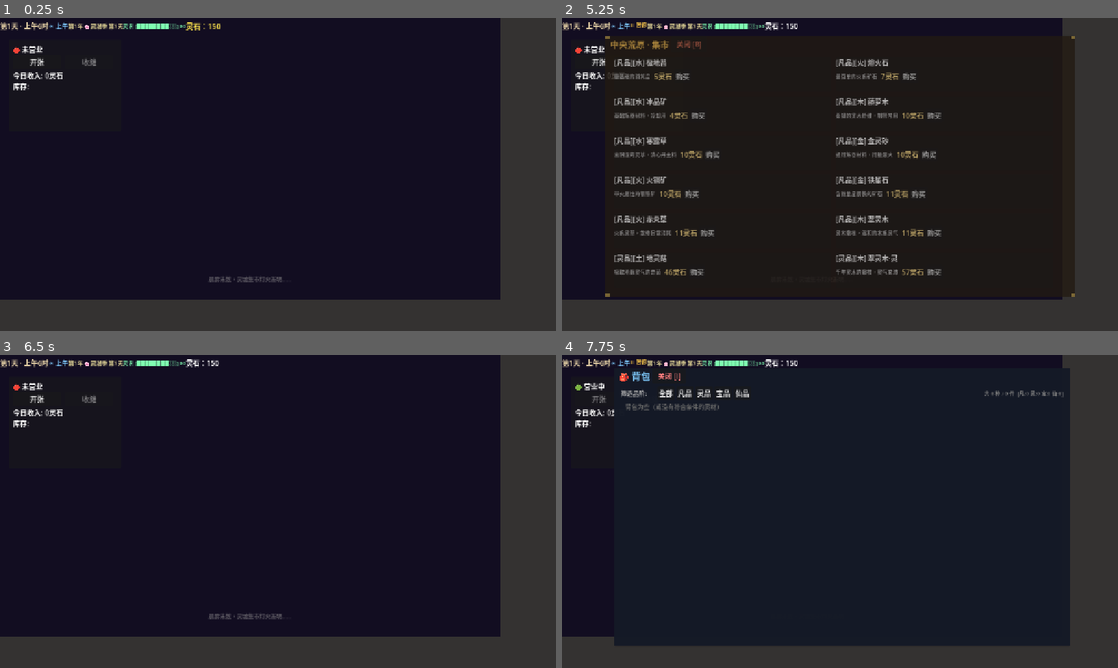
Above: before the commit, frames 1-4 (two rows, left to right).
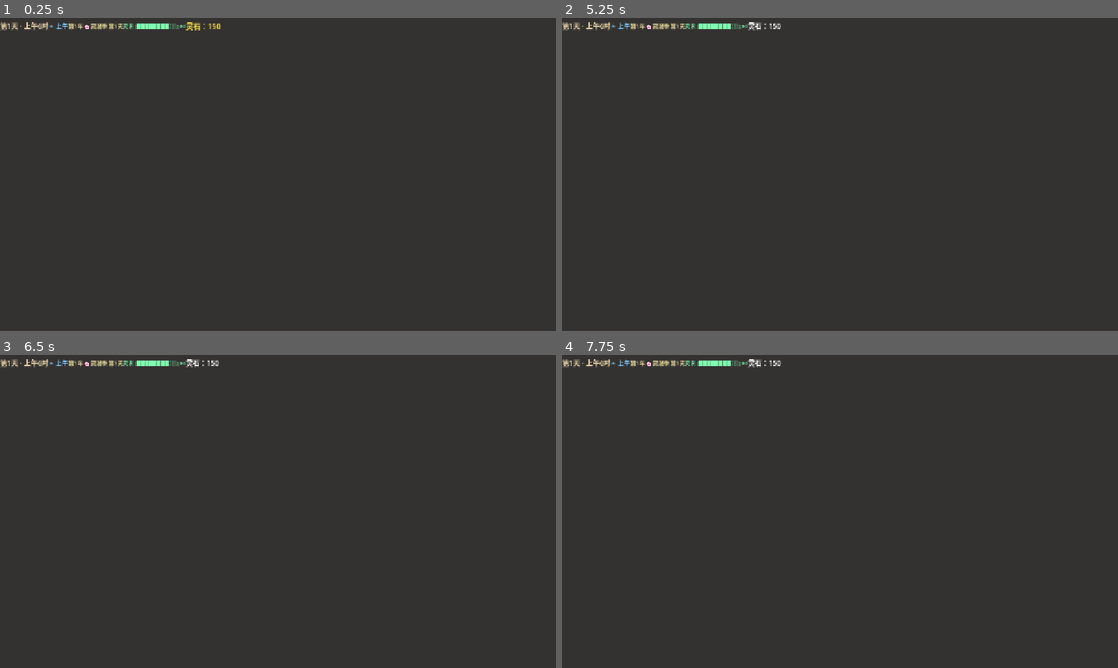
Above: after the commit, the same moments.

Repository: AnQi03/lingxu-traveler
Game: Godot game, scene res://scenes/Main.tscn
Two runs of this game, one before a commit and one after it. Both use one fixed random seed, a clock stepped at 60 frames per second and the inputs below.
Inputs (mouse positions are in pixels of both pictures, inside the frame that each line leads up to):
- Up to frame 1 (0.25 s): no input
- Up to frame 2 (5.25 s): click (600, 61) at 0.5 s, where only the run before the commit has a clickable "开张"; click (650, 61) at 1.25 s, where only the run before the commit has a clickable "收摊"; click (600, 61) at 2 s, where only the run before the commit has a clickable "开张"; click (650, 61) at 2.75 s, where only the run before the commit has a clickable "收摊"; click (600, 61) at 3.5 s, where only the run before the commit has a clickable "开张"; click (650, 61) at 4.25 s, where only the run before the commit has a clickable "收摊"; tap Enter at 5 s; move the mouse to (962, 158) at 5.02 s; tap B at 5.1 s; click (962, 158) at 5.17 s
- Up to frame 3 (6.5 s): tap Space at 5.27 s; click (127, 380) at 5.75 s, where only the run before the commit has a clickable "关闭 [B]"
- Up to frame 4 (7.75 s): tap Space at 6.5 s; drag from (728, 527) to (812, 574) at 6.52 s; tap Enter at 7.25 s; move the mouse to (895, 442) at 7.27 s; tap E at 7.35 s; click (895, 442) at 7.42 s

The runs differ from the first frame. In frame 1, 80% of the frame differs, in the area x 0-90%, y 0-90%; in frame 2, 80%; in frame 3, 80%; in frame 4, 84%, in the area x 0-92%, y 0-93%.
Error after the commit: Parse Error: Value of type "TextureRect" cannot be assigned to a variable of type "ColorRect". (res://scripts/Main.gd:45)

Commit message:
visual: 像素美术资源 — 集市场景(昼/夜)+面板卷轴边框+角标装饰+按钮纹理, 场景背景改为像素图, 面板加载纹理边框

Diff:
--- a/scripts/Furnace.gd
+++ b/scripts/Furnace.gd
@@ -30,14 +30,17 @@
 	bg.mouse_filter = 0
 	furnace_panel.add_child(bg)
 
-	# 像素金+橙边框角标 — 熔炉用更暖的橙金
-	for pos in [Vector2(0,0), Vector2(892,0), Vector2(0,572), Vector2(892,572)]:
-		var c = ColorRect.new()
-		c.position = pos
-		c.size = Vector2(9, 9)
-		c.color = Color(0.9, 0.55, 0.15, 0.85)
-		c.mouse_filter = Control.MOUSE_FILTER_IGNORE
-		furnace_panel.add_child(c)
+	# 像素面板边框纹理
+	var border_tex = load("res://assets/img/ui/ui/panel_border.png")
+	if border_tex:
+		var border = TextureRect.new()
+		border.texture = border_tex
+		border.size = furnace_panel.size
+		border.expand_mode = TextureRect.EXPAND_IGNORE_SIZE
+		border.stretch_mode = TextureRect.STRETCH_SCALE
+		border.mouse_filter = Control.MOUSE_FILTER_IGNORE
+		furnace_panel.add_child(border)
+		furnace_panel.move_child(border, 1)
 
 	var title_bar = HBoxContainer.new()
 	title_bar.position = Vector2(0, 0)
--- a/scripts/Inventory.gd
+++ b/scripts/Inventory.gd
@@ -1,9 +1,4 @@
 extends CanvasLayer
-
-# ================================================================
-# 背包界面 - Inventory.gd
-# 按 I 键打开，查看和管理背包中的灵材
-# ================================================================
 
 var is_open: bool = false
 var inv_panel: Panel = null
@@ -11,13 +6,13 @@
 var tier_names = ["凡品", "灵品", "宝品", "仙品"]
 var element_icons = ["金", "木", "水", "火", "土"]
 var element_colors = [
-	Color(1, 0.84, 0.2),   # 金
-	Color(0.3, 0.8, 0.3),  # 木
-	Color(0.3, 0.6, 1.0),  # 水
-	Color(1, 0.4, 0.2),    # 火
-	Color(0.6, 0.4, 0.2)   # 土
+	Color(1, 0.84, 0.2),
+	Color(0.3, 0.8, 0.3),
+	Color(0.3, 0.6, 1.0),
+	Color(1, 0.4, 0.2),
+	Color(0.6, 0.4, 0.2)
 ]
-var filter_tier: int = -1  # -1 = 全部
+var filter_tier: int = -1
 
 
 func _ready():
@@ -41,7 +36,6 @@
 	bg.mouse_filter = 0
 	inv_panel.add_child(bg)
 
-	# 标题栏
 	var title_bar = HBoxContainer.new()
 	title_bar.position = Vector2(0, 0)
 	title_bar.size = Vector2(1050, 36)
@@ -54,13 +48,12 @@
 	title_bar.add_child(title)
 
 	var close_btn = Button.new()
-	close_btn.text = "  关闭 [I]  "
+	close_btn.text = "  关闭 [E]  "
 	close_btn.add_theme_color_override("font_color", Color(1, 0.5, 0.5))
 	close_btn.add_theme_font_size_override("font_size", 16)
 	close_btn.pressed.connect(_on_close)
 	title_bar.add_child(close_btn)
 
-	# 筛选栏
 	var filter_hbox = HBoxContainer.new()
 	filter_hbox.position = Vector2(15, 42)
 	filter_hbox.size = Vector2(1020, 30)
@@ -92,7 +85,6 @@
 	count_label.add_theme_font_size_override("font_size", 12)
 	filter_hbox.add_child(count_label)
 
-	# 物品网格
 	var scroll = ScrollContainer.new()
 	scroll.position = Vector2(15, 78)
 	scroll.size = Vector2(1020, 555)
@@ -147,7 +139,6 @@
 	for child in item_grid.get_children():
 		child.queue_free()
 
-	# 统计
 	var total_kinds = 0
 	var total_count = 0
 	var tier_counts = [0, 0, 0, 0]
@@ -163,7 +154,6 @@
 	if count_label:
 		count_label.text = "共 %d 种 / %d 件  [凡:%d 灵:%d 宝:%d 仙:%d]" % [total_kinds, total_count, tier_counts[0], tier_counts[1], tier_counts[2], tier_counts[3]]
 
-	# 筛选
 	var display_items = []
 	for item in PlayerData.inventory:
 		if filter_tier < 0 or item.tier == filter_tier:
@@ -182,25 +172,22 @@
 		var elem_str = element_icons[item.element] if item.element >= 0 and item.element < element_icons.size() else "?"
 		var elem_col = element_colors[item.element] if item.element >= 0 and item.element < element_colors.size() else Color.WHITE
 
-		# 根据品阶给不同底色
 		var card_color = Color(0.12, 0.12, 0.18, 0.9)
 		match item.tier:
-			0: card_color = Color(0.12, 0.12, 0.18, 0.9)  # 凡品 - 灰
-			1: card_color = Color(0.12, 0.18, 0.25, 0.9)  # 灵品 - 蓝
-			2: card_color = Color(0.2, 0.15, 0.08, 0.9)   # 宝品 - 金
-			3: card_color = Color(0.2, 0.08, 0.2, 0.9)    # 仙品 - 紫
+			0: card_color = Color(0.12, 0.12, 0.18, 0.9)
+			1: card_color = Color(0.12, 0.18, 0.25, 0.9)
+			2: card_color = Color(0.2, 0.15, 0.08, 0.9)
+			3: card_color = Color(0.2, 0.08, 0.2, 0.9)
 
 		var card = ColorRect.new()
 		card.color = card_color
 		card.custom_minimum_size = Vector2(330, 70)
 
-		# 五行色条
 		var elem_bar = ColorRect.new()
 		elem_bar.color = elem_col
 		elem_bar.size = Vector2(4, 70)
 		card.add_child(elem_bar)
 
-		# 名称
 		var name_label = Label.new()
 		name_label.text = "[%s] %s" % [tier_str, item.name]
 		name_label.position = Vector2(12, 6)
@@ -208,7 +195,6 @@
 		name_label.add_theme_font_size_override("font_size", 15)
 		card.add_child(name_label)
 
-		# 五行+数量
 		var info_label = Label.new()
 		info_label.text = "五行: %s  |  数量: ×%d" % [elem_str, item.get("count", 1)]
 		info_label.position = Vector2(12, 28)
@@ -216,7 +202,6 @@
 		info_label.add_theme_font_size_override("font_size", 12)
 		card.add_child(info_label)
 
-		# 价格
 		var price_label = Label.new()
 		price_label.text = "%d灵石/个" % item.get("price", 0)
 		price_label.position = Vector2(12, 46)
@@ -224,7 +209,6 @@
 		price_label.add_theme_font_size_override("font_size", 12)
 		card.add_child(price_label)
 
-		# 来源
 		if item.has("origin") and item.origin != "":
 			var origin_label = Label.new()
 			origin_label.text = "来源: %s" % item.origin
--- a/scripts/Main.gd
+++ b/scripts/Main.gd
@@ -41,13 +41,23 @@
 	print(key_hint)
 
 func _create_scene_background():
-	scene_bg = ColorRect.new()
+	# 场景背景 — 使用像素场景图
+	scene_bg = TextureRect.new()
 	scene_bg.name = "SceneBackground"
 	scene_bg.size = Vector2(1152, 648)
-	scene_bg.color = Color(0.12, 0.15, 0.25)  # 初始晨色
+	scene_bg.expand_mode = TextureRect.EXPAND_IGNORE_SIZE
+	scene_bg.stretch_mode = TextureRect.STRETCH_SCALE
 	scene_bg.mouse_filter = Control.MOUSE_FILTER_IGNORE
 	add_child(scene_bg)
-	move_child(scene_bg, 0)  # 放到最底层
+	move_child(scene_bg, 0)
+
+	# 暗色遮罩覆盖
+	var overlay = ColorRect.new()
+	overlay.name = "SceneOverlay"
+	overlay.size = Vector2(1152, 648)
+	overlay.color = Color(0, 0, 0, 0.35)
+	overlay.mouse_filter = Control.MOUSE_FILTER_IGNORE
+	scene_bg.add_child(overlay)
 
 	atmosphere_label = Label.new()
 	atmosphere_label.name = "Atmosphere"
@@ -62,53 +72,39 @@
 
 func _update_background():
 	var t = PlayerData.time_of_day
-	var period = DayCycle.get_period_name(t)
-
-	var sky_color: Color
-	var ground_color: Color
-	var atm_text: String
-	var text_alpha: float = 0.5
-
+	var is_night = t >= 19.0 or t < 5.0
+
+	var tex_path = "res://assets/img/ui/bg/night_scene.png" if is_night else "res://assets/img/ui/bg/market_scene.png"
+	var tex = load(tex_path)
+	if tex and scene_bg is TextureRect:
+		scene_bg.texture = tex
+
+	# 暗色遮罩随时段变化
+	var overlay = scene_bg.find_child("SceneOverlay", false, false)
+	if overlay:
+		if t >= 19.0 and t < 21.0:
+			overlay.color = Color(0.05, 0.05, 0.15, 0.45)
+		elif t >= 21.0 or t < 5.0:
+			overlay.color = Color(0.02, 0.02, 0.08, 0.55)
+		else:
+			overlay.color = Color(0, 0, 0, 0.30)
+
+	var atm_text = ""
 	if t >= 5.0 and t < 7.0:
-		sky_color = Color(0.08, 0.06, 0.20)      # 拂晓深蓝紫
-		ground_color = Color(0.04, 0.03, 0.06)
 		atm_text = "晨雾未散，灵墟集市灯火渐明……"
-	elif t >= 7.0 and t < 10.0:
-		sky_color = Color(0.18, 0.13, 0.10)       # 晨光暖棕
-		ground_color = Color(0.08, 0.06, 0.04)
-		atm_text = "晨光照进荒原，修士们陆续出摊。"
-	elif t >= 10.0 and t < 15.0:
-		sky_color = Color(0.22, 0.16, 0.10)       # 上午明亮
-		ground_color = Color(0.10, 0.07, 0.04)
+	elif t >= 7.0 and t < 12.0:
 		atm_text = "灵墟集市热闹非凡，讨价还价此起彼伏。"
-	elif t >= 15.0 and t < 18.0:
-		sky_color = Color(0.20, 0.14, 0.08)       # 下午温暖
-		ground_color = Color(0.09, 0.06, 0.04)
+	elif t >= 12.0 and t < 18.0:
 		atm_text = "午后阳光慵懒，老顾客们慢悠悠地挑着灵材。"
 	elif t >= 18.0 and t < 19.0:
-		sky_color = Color(0.18, 0.10, 0.14)       # 黄昏金紫
-		ground_color = Color(0.06, 0.04, 0.05)
 		atm_text = "夕照染金天空，集市收摊的吆喝声渐起。"
 	elif t >= 19.0 and t < 21.0:
-		sky_color = Color(0.06, 0.04, 0.12)       # 入夜深紫
-		ground_color = Color(0.03, 0.02, 0.04)
 		atm_text = "夜幕低垂，远处炉火噼啪、修士夜话。"
-		text_alpha = 0.35
 	else:
-		sky_color = Color(0.03, 0.02, 0.08)       # 深夜暗紫
-		ground_color = Color(0.02, 0.01, 0.03)
 		atm_text = "夜深。灵墟沉入寂静，天道脉动在黑暗中流淌。"
-		text_alpha = 0.25
-
-	# 天空→地面渐变
-	var gradient = Gradient.new()
-	gradient.add_point(0.0, sky_color)
-	gradient.add_point(0.7, sky_color.lerp(ground_color, 0.5))
-	gradient.add_point(1.0, ground_color)
-
-	scene_bg.color = sky_color  # 基础色
+
 	atmosphere_label.text = atm_text
-	atmosphere_label.add_theme_color_override("font_color", Color(1, 1, 1, text_alpha))
+	atmosphere_label.add_theme_color_override("font_color", Color(1, 1, 1, 0.4))
 
 
 func _create_market():
--- a/scripts/Market.gd
+++ b/scripts/Market.gd
@@ -26,15 +26,17 @@
 	bg.mouse_filter = 0
 	market_ui.add_child(bg)
 
-	# 像素金边框 — 四角装饰
-	var tl = _make_pixel_corner(Vector2(0,0), true)
-	market_ui.add_child(tl)
-	var tr = _make_pixel_corner(Vector2(1080-8, 0), false)
-	market_ui.add_child(tr)
-	var bl = _make_pixel_corner(Vector2(0, 600-8), false)
-	market_ui.add_child(bl)
-	var br = _make_pixel_corner(Vector2(1080-8, 600-8), false)
-	market_ui.add_child(br)
+	# 像素面板边框纹理覆盖
+	var border_tex = load("res://assets/img/ui/ui/panel_border.png")
+	if border_tex:
+		var border = TextureRect.new()
+		border.texture = border_tex
+		border.size = market_ui.size
+		border.expand_mode = TextureRect.EXPAND_IGNORE_SIZE
+		border.stretch_mode = TextureRect.STRETCH_SCALE
+		border.mouse_filter = Control.MOUSE_FILTER_IGNORE
+		market_ui.add_child(border)
+		market_ui.move_child(border, 1)  # 放在bg上面，内容下面
 
 	var title_bar = HBoxContainer.new()
 	title_bar.position = Vector2(0, 0)
@@ -169,11 +171,4 @@
 		})
 		_refresh_grid()
 
-## 像素角标 — 3×3金点装饰面板四角
-func _make_pixel_corner(pos: Vector2, is_topleft: bool) -> ColorRect:
-	var c = ColorRect.new()
-	c.position = pos
-	c.size = Vector2(9, 9)
-	c.color = Color(0.78, 0.66, 0.31, 0.8)  # 像素金
-	c.mouse_filter = Control.MOUSE_FILTER_IGNORE
-	return c
+## 像素角标 — 已替换为面板纹理
Binary file added: assets/img/ui/bg/market_scene.png
Binary file added: assets/img/ui/bg/night_scene.png
Binary file added: assets/img/ui/ui/button_normal.png
Binary file added: assets/img/ui/ui/corner_ornament.png
Binary file added: assets/img/ui/ui/panel_border.png
